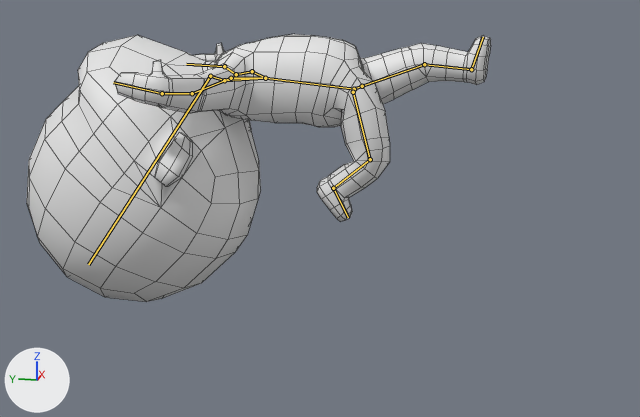
The Blender file Re Incarnation/Assets/Graphics/Organisms/ChibiBase/low poly character.blend as it was, and as the next commit left it.
Both versions are drawn from a 50 mm lens placed at (-20.23, -2.95, 10.28), pointed at (-0.05, 1.09, 5.24). Lighting does not change. The marker at lower left points along +X, +Y and +Z. Both versions are drawn at frame 144 of the action 'ArmatureAction'; the numbers are the values there. The bones that bend it are drawn over the model as lines. Mesh edges are drawn as thin lines.
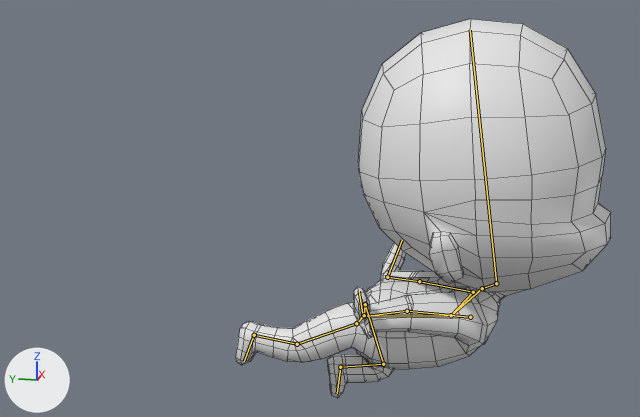
Changed parts and their boxes (x1, y1, x2, y2) in the pictures (640 x 417 px):
'Cube', posed (19% narrower, 41% taller): before (27, 34, 491, 302); after (236, 19, 611, 398)
bone 'Bone', root to tip: before (354, 89) to (265, 78); after (364, 316) to (451, 315)
bone 'Bone.001', root to tip: before (265, 78) to (224, 80); after (451, 315) to (482, 288)
bone 'Bone.003', root to tip: before (210, 76) to (88, 264); after (496, 283) to (470, 30)
bone 'Bone.004', root to tip: before (265, 78) to (252, 71); after (451, 315) to (473, 292)
bone 'Bone.005', root to tip: before (252, 71) to (236, 74); after (473, 292) to (419, 281)
bone 'Bone.012', root to tip: before (265, 78) to (231, 78); after (451, 315) to (470, 317)
bone 'Bone.013', root to tip: before (231, 78) to (192, 93); after (470, 317) to (407, 311)
bone 'Bone.008', root to tip: before (354, 89) to (362, 86); after (364, 316) to (365, 304)
bone 'Bone.009', root to tip: before (362, 86) to (424, 64); after (365, 304) to (383, 364)
bone 'Bone.010', root to tip: before (424, 64) to (471, 69); after (383, 364) to (340, 367)
bone 'Bone.016', root to tip: before (354, 89) to (353, 92); after (364, 315) to (356, 323)
bone 'Bone.017', root to tip: before (353, 92) to (370, 159); after (356, 323) to (297, 344)
bone 'Bone.018', root to tip: before (370, 159) to (333, 188); after (297, 344) to (254, 335)

The change in detail:
Bone 'Bone' (bone_bone) moves from (0.0, 5.05, -0.37) to (0.0, -0.46, -0.23).
Bone 'Bone' (bone_bone) turns from (-83, 0, 0) to (87, 0, 0) degrees about its own x, y and z.
Bone 'Bone.001' (bone_bone_001) turns from (0, 0, 0) to (-32, 0, 0) degrees about its own x, y and z.
Bone 'Bone.003' (bone_bone_003) turns from (-60, 2, 0) to (-61, 0, 0) degrees about its own x, y and z.
Bone 'Bone.004' (bone_bone_004) turns from (0, 0, 0) to (-4, -27, 19) degrees about its own x, y and z.
Bone 'Bone.005' (bone_bone_005) turns from (34, -10, 1) to (-49, 2, 49) degrees about its own x, y and z.
Bone 'Bone.012' (bone_bone_012) turns from (0, 0, 0) to (4, 27, 19) degrees about its own x, y and z.
Bone 'Bone.013' (bone_bone_013) turns from (17, -5, 8) to (-7, 1, -71) degrees about its own x, y and z.
Bone 'Bone.008' (bone_bone_008) moves from (-0.51, -0.68, 4.99) to (-0.22, 0.06, -0.46).
Bone 'Bone.008' (bone_bone_008) turns from (-58, -100, 50) to (-22, 124, -12) degrees about its own x, y and z.
Bone 'Bone.009' (bone_bone_009) turns from (-14, -6, 11) to (-142, 10, 2) degrees about its own x, y and z.
Bone 'Bone.010' (bone_bone_010) turns from (25, 3, -2) to (103, 0, -16) degrees about its own x, y and z.
Bone 'Bone.016' (bone_bone_016) moves from (-0.51, -0.67, -4.99) to (-0.22, 0.06, 0.46).
Bone 'Bone.016' (bone_bone_016) turns from (58, 100, 50) to (22, -124, -12) degrees about its own x, y and z.
Bone 'Bone.017' (bone_bone_017) turns from (82, -1, -3) to (-56, 1, -3) degrees about its own x, y and z.
Bone 'Bone.018' (bone_bone_018) turns from (66, -1, 0) to (31, 0, 0) degrees about its own x, y and z.
